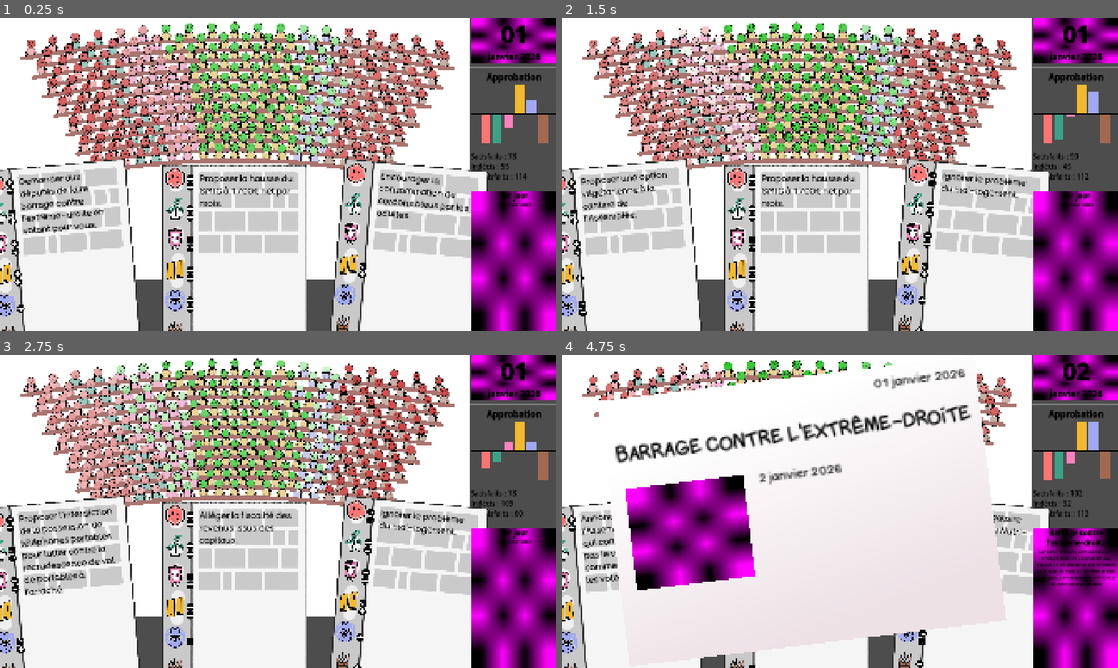
Above: before the commit, frames 1-4 (two rows, left to right).
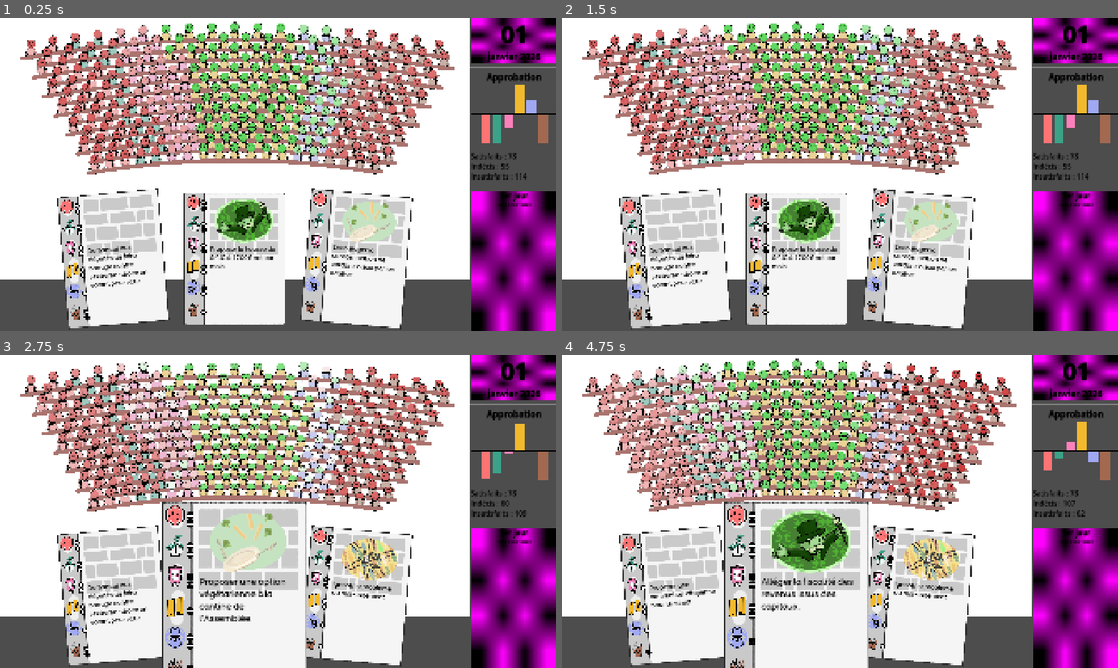
Above: after the commit, the same moments.

Repository: remimorvan/assemblee-nationale-simulator
Game: Godot game, scene res://scenes/game.tscn
Two runs of this game, one before a commit and one after it. Both use one fixed random seed, a clock stepped at 60 frames per second and the inputs below.
Inputs (mouse positions are in pixels of both pictures, inside the frame that each line leads up to):
- Up to frame 1 (0.25 s): no input
- Up to frame 2 (1.5 s): tap Enter at 0.5 s; move the mouse to (1073, 115) at 0.52 s; click (1073, 115) at 0.67 s; tap Space at 1.25 s; move the mouse to (623, 259) at 1.27 s; click (623, 259) at 1.42 s
- Up to frame 3 (2.75 s): move the mouse to (233, 596) at 2.02 s; click (233, 596) at 2.17 s
- Up to frame 4 (4.75 s): move the mouse to (967, 596) at 2.77 s; click (967, 596) at 2.92 s; click (967, 596) at 3.67 s; move the mouse to (795, 596) at 4.27 s; click (795, 596) at 4.42 s

The runs differ from the first frame. In frame 1, 28% of the frame differs, in the area x 0-88%, y 44-100%; in frame 2, 35%; in frame 3, 34%; in frame 4, 53%, in the area x 0-100%, y 1-100%.

Commit message:
fix card tscn

Diff:
--- a/scenes/card.tscn
+++ b/scenes/card.tscn
@@ -48,6 +48,7 @@
 [node name="Card" type="Area2D"]
 z_index = 50
 z_as_relative = false
+scale = Vector2(0.7, 0.7)
 script = ExtResource("1_d81rb")
 
 [node name="Sprite2D" type="Sprite2D" parent="." groups=["card_asset"]]
@@ -310,11 +311,24 @@
 
 [node name="Label" type="Label" parent="."]
 offset_left = -123.0
-offset_top = -298.0
+offset_top = -70.0
 offset_right = 217.0
-offset_bottom = 38.0
+offset_bottom = 284.0
 label_settings = SubResource("LabelSettings_6u4wf")
 autowrap_mode = 2
+
+[node name="Image" type="TextureRect" parent="."]
+anchors_preset = 7
+anchor_left = 0.5
+anchor_top = 1.0
+anchor_right = 0.5
+anchor_bottom = 1.0
+offset_left = -94.0
+offset_top = -309.0
+offset_right = 186.0
+offset_bottom = -69.0
+grow_horizontal = 2
+grow_vertical = 2
 
 [connection signal="input_event" from="." to="." method="_on_input_event"]
 [connection signal="mouse_entered" from="." to="." method="_on_mouse_entered"]
--- a/scripts/card.gd
+++ b/scripts/card.gd
@@ -43,8 +43,7 @@
 	var CardLabel = $"Label"
 	CardLabel.text = text
 	if ResourceLoader.exists(image_path):
-		#$Image.texture = load(image_path)
-		print("TODO")
+		$Image.texture = load(image_path)
 	else:
 		print("Texture not found: " + image_path)
 
